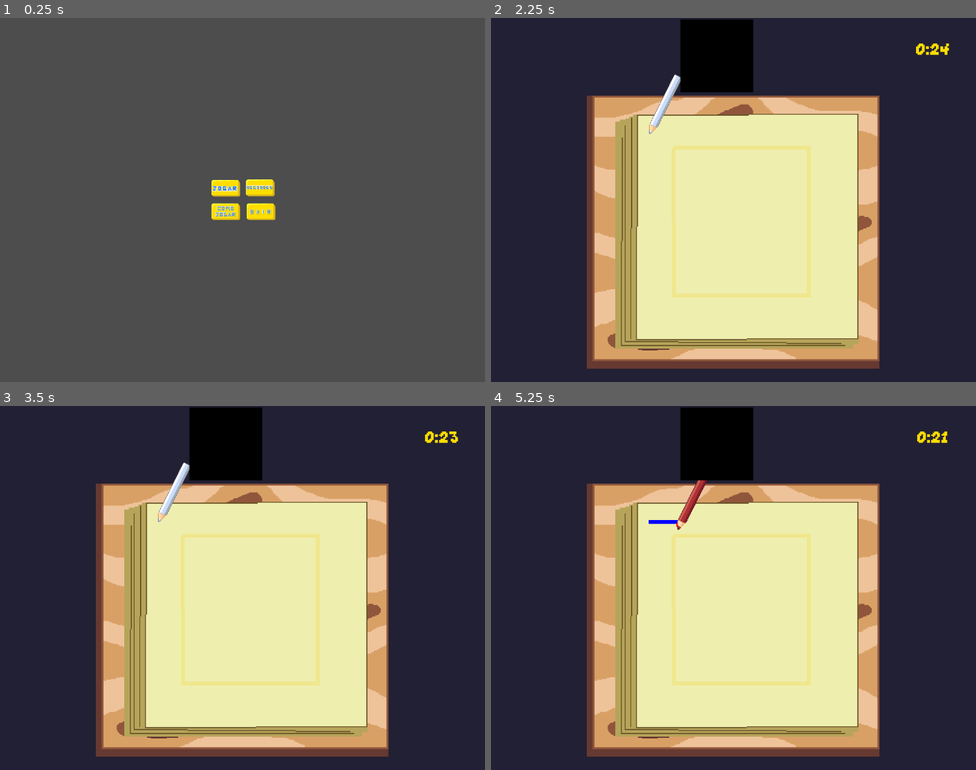
Above: before the commit, frames 1-4 (two rows, left to right).
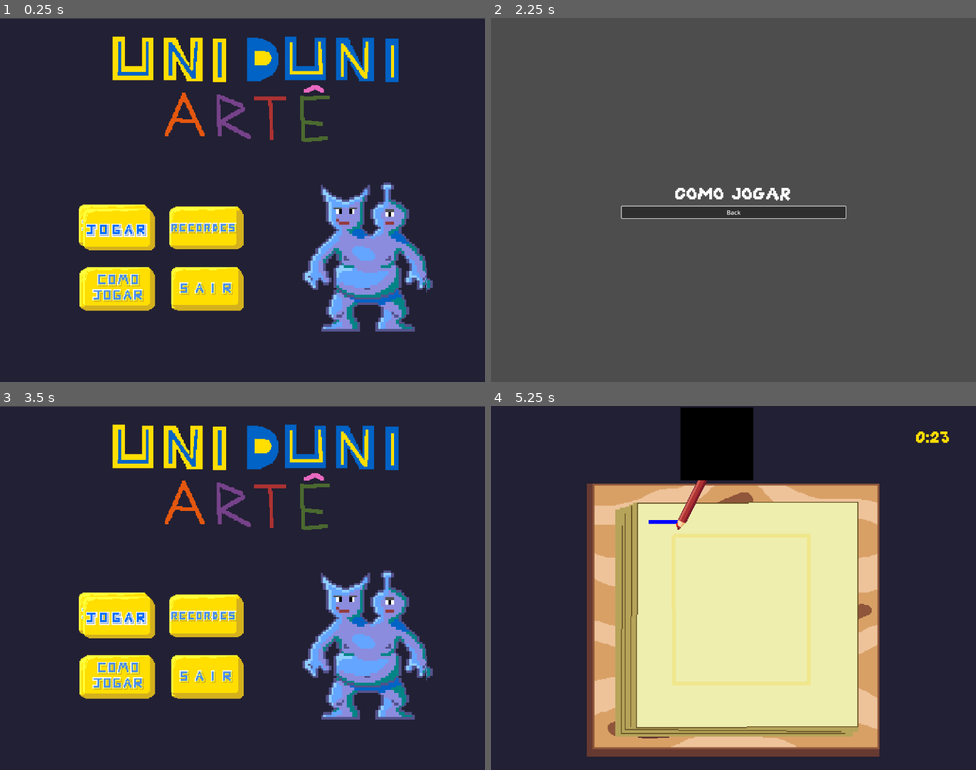
Above: after the commit, the same moments.

Repository: feliperieder/ultimate-color
Game: Godot game, scene res://Menus/Menu.tscn
Same seed, same stepped clock (60 frames per second), same inputs: the game is played once before the commit and once after it.
Inputs (mouse positions are in pixels of both pictures, inside the frame that each line leads up to; where the layout moved, square brackets give the same spot in the first picture):
- Up to frame 1 (0.25 s): no input
- Up to frame 2 (2.25 s): click (694, 229) [752, 189] at 0.5 s; click "Back" at 1.25 s; click (612, 287) [718, 210] at 2 s
- Up to frame 3 (3.5 s): click (242, 598) at 2.75 s, where only the run after the commit has a clickable "Back"
- Up to frame 4 (5.25 s): click (612, 617) at 3.52 s; tap Enter at 4.25 s; hold Right (right) 4.28-5.03 s; hold A (blue_color) 4.28-5.03 s; hold Down (down) from 5.03 s (still down); tap Q (red_color) at 5.1 s

The runs differ from the first frame. In frame 1, 100% of the frame differs, in the area x 0-100%, y 0-100%; in frame 2, 100%; in frame 3, 55%; in frame 4, 0.1%.

Commit message:
Menu art

Diff:
--- a/Menus/Menu.tscn
+++ b/Menus/Menu.tscn
@@ -1,6 +1,7 @@
-[gd_scene load_steps=14 format=3 uid="uid://cp1k1cavisb5e"]
+[gd_scene load_steps=15 format=3 uid="uid://cp1k1cavisb5e"]
 
 [ext_resource type="Script" path="res://Menus/menu.gd" id="1_nbucm"]
+[ext_resource type="Texture2D" uid="uid://bmvmqwfj3au1r" path="res://Art/Buttons/menu_esboco.png" id="2_bcw37"]
 [ext_resource type="Texture2D" uid="uid://dkfe5i6hjpypy" path="res://Art/Buttons/botao_jogar_normal.png" id="2_ujjxg"]
 [ext_resource type="Texture2D" uid="uid://bi6x41uq3oq7q" path="res://Art/Buttons/botao_jogar_apertado.png" id="3_nnn1v"]
 [ext_resource type="Texture2D" uid="uid://bfce6nixuwetb" path="res://Art/Buttons/botao_recordes_normal.png" id="4_1ruxu"]
@@ -17,56 +18,61 @@
 [node name="Menu" type="Node2D"]
 script = ExtResource("1_nbucm")
 
-[node name="CanvasLayer" type="CanvasLayer" parent="."]
+[node name="MenuEsboco" type="Sprite2D" parent="."]
+texture_filter = 1
+position = Vector2(640, 482)
+scale = Vector2(2.5, 2.5)
+texture = ExtResource("2_bcw37")
 
-[node name="VBoxContainer" type="VBoxContainer" parent="CanvasLayer"]
+[node name="VBoxContainer" type="VBoxContainer" parent="."]
 anchors_preset = 8
 anchor_left = 0.5
 anchor_top = 0.5
 anchor_right = 0.5
 anchor_bottom = 0.5
-offset_left = -88.0
-offset_top = -60.0
-offset_right = 89.0
-offset_bottom = 60.0
+offset_left = 204.0
+offset_top = 485.0
+offset_right = 381.0
+offset_bottom = 605.0
 grow_horizontal = 2
 grow_vertical = 2
+scale = Vector2(2.5, 2.5)
 
-[node name="HBoxContainer" type="HBoxContainer" parent="CanvasLayer/VBoxContainer"]
+[node name="HBoxContainer" type="HBoxContainer" parent="VBoxContainer"]
 layout_mode = 2
 
-[node name="Start" type="TextureButton" parent="CanvasLayer/VBoxContainer/HBoxContainer"]
+[node name="Start" type="TextureButton" parent="VBoxContainer/HBoxContainer"]
 texture_filter = 1
 layout_mode = 2
 texture_normal = ExtResource("2_ujjxg")
 texture_pressed = ExtResource("3_nnn1v")
 texture_focused = ExtResource("4_i8ao7")
 
-[node name="Score" type="TextureButton" parent="CanvasLayer/VBoxContainer/HBoxContainer"]
+[node name="Score" type="TextureButton" parent="VBoxContainer/HBoxContainer"]
 texture_filter = 1
 layout_mode = 2
 texture_normal = ExtResource("4_1ruxu")
 texture_pressed = ExtResource("5_csi6s")
 texture_focused = ExtResource("6_7dw3h")
 
-[node name="HBoxContainer2" type="HBoxContainer" parent="CanvasLayer/VBoxContainer"]
+[node name="HBoxContainer2" type="HBoxContainer" parent="VBoxContainer"]
 layout_mode = 2
 
-[node name="HowToPlay" type="TextureButton" parent="CanvasLayer/VBoxContainer/HBoxContainer2"]
+[node name="HowToPlay" type="TextureButton" parent="VBoxContainer/HBoxContainer2"]
 texture_filter = 1
 layout_mode = 2
 texture_normal = ExtResource("7_14mna")
 texture_pressed = ExtResource("8_j0ixr")
 texture_focused = ExtResource("9_acyp5")
 
-[node name="Quit" type="TextureButton" parent="CanvasLayer/VBoxContainer/HBoxContainer2"]
+[node name="Quit" type="TextureButton" parent="VBoxContainer/HBoxContainer2"]
 texture_filter = 1
 layout_mode = 2
 texture_normal = ExtResource("10_370pr")
 texture_pressed = ExtResource("11_7pfo5")
 texture_focused = ExtResource("12_e5nt5")
 
-[connection signal="pressed" from="CanvasLayer/VBoxContainer/HBoxContainer/Start" to="." method="_on_start_pressed"]
-[connection signal="pressed" from="CanvasLayer/VBoxContainer/HBoxContainer/Score" to="." method="_on_score_pressed"]
-[connection signal="pressed" from="CanvasLayer/VBoxContainer/HBoxContainer2/HowToPlay" to="." method="_on_start_pressed"]
-[connection signal="pressed" from="CanvasLayer/VBoxContainer/HBoxContainer2/Quit" to="." method="_on_quit_pressed"]
+[connection signal="pressed" from="VBoxContainer/HBoxContainer/Start" to="." method="_on_start_pressed"]
+[connection signal="pressed" from="VBoxContainer/HBoxContainer/Score" to="." method="_on_score_pressed"]
+[connection signal="pressed" from="VBoxContainer/HBoxContainer2/HowToPlay" to="." method="_on_how_to_play_pressed"]
+[connection signal="pressed" from="VBoxContainer/HBoxContainer2/Quit" to="." method="_on_quit_pressed"]
--- /dev/null
+++ b/Menus/TutorialMenu.tscn
@@ -0,0 +1,39 @@
+[gd_scene load_steps=4 format=3 uid="uid://bg7ifbqiaaka"]
+
+[ext_resource type="Script" path="res://Menus/tutorial_menu.gd" id="1_r7d0e"]
+[ext_resource type="FontFile" uid="uid://cvlmj01u6oxdv" path="res://Art/fonts/GrapeSoda.ttf" id="2_wamdh"]
+
+[sub_resource type="LabelSettings" id="LabelSettings_kowka"]
+font = ExtResource("2_wamdh")
+font_size = 60
+
+[node name="TutorialMenu" type="Node2D"]
+script = ExtResource("1_r7d0e")
+
+[node name="CanvasLayer" type="CanvasLayer" parent="."]
+
+[node name="VBoxContainer" type="VBoxContainer" parent="CanvasLayer"]
+anchors_preset = 8
+anchor_left = 0.5
+anchor_top = 0.5
+anchor_right = 0.5
+anchor_bottom = 0.5
+offset_left = -295.5
+offset_top = -42.5
+offset_right = 295.5
+offset_bottom = 42.5
+grow_horizontal = 2
+grow_vertical = 2
+size_flags_horizontal = 4
+
+[node name="Label" type="Label" parent="CanvasLayer/VBoxContainer"]
+layout_mode = 2
+text = "COMO JOGAR"
+label_settings = SubResource("LabelSettings_kowka")
+horizontal_alignment = 1
+
+[node name="Button" type="Button" parent="CanvasLayer/VBoxContainer"]
+layout_mode = 2
+text = "Back"
+
+[connection signal="pressed" from="CanvasLayer/VBoxContainer/Button" to="." method="_on_button_pressed"]
--- a/Menus/menu.gd
+++ b/Menus/menu.gd
@@ -2,11 +2,12 @@
 
 const FIRST_LEVEL_PATH = "res://main.tscn"
 const CREDITS_PATH = "res://Menus/HighScoreMenu.tscn"
+const TUTORIAL_PATH = "res://Menus/TutorialMenu.tscn"
 
 
 # Called when the node enters the scene tree for the first time.
 func _ready() -> void:
-	$CanvasLayer/VBoxContainer/HBoxContainer/Start.grab_focus()
+	$VBoxContainer/HBoxContainer/Start.grab_focus()
 
 
 # Called every frame. 'delta' is the elapsed time since the previous frame.
@@ -24,3 +25,7 @@
 
 func _on_quit_pressed() -> void:
 	get_tree().quit()
+
+
+func _on_how_to_play_pressed() -> void:
+	get_tree().change_scene_to_file(TUTORIAL_PATH)
--- /dev/null
+++ b/Menus/tutorial_menu.gd
@@ -0,0 +1,17 @@
+extends Node2D
+
+const MENU_PATH = "res://Menus/Menu.tscn"
+@onready var back_button = $CanvasLayer/VBoxContainer/Button as Button
+
+# Called when the node enters the scene tree for the first time.
+func _ready() -> void:
+	back_button.grab_focus()
+
+
+# Called every frame. 'delta' is the elapsed time since the previous frame.
+func _process(delta: float) -> void:
+	pass
+
+
+func _on_button_pressed() -> void:
+	get_tree().change_scene_to_file(MENU_PATH)
Binary file added: Art/Buttons/menu_esboco.png
Not shown, added: Art/Buttons/menu_esboco.png.import
